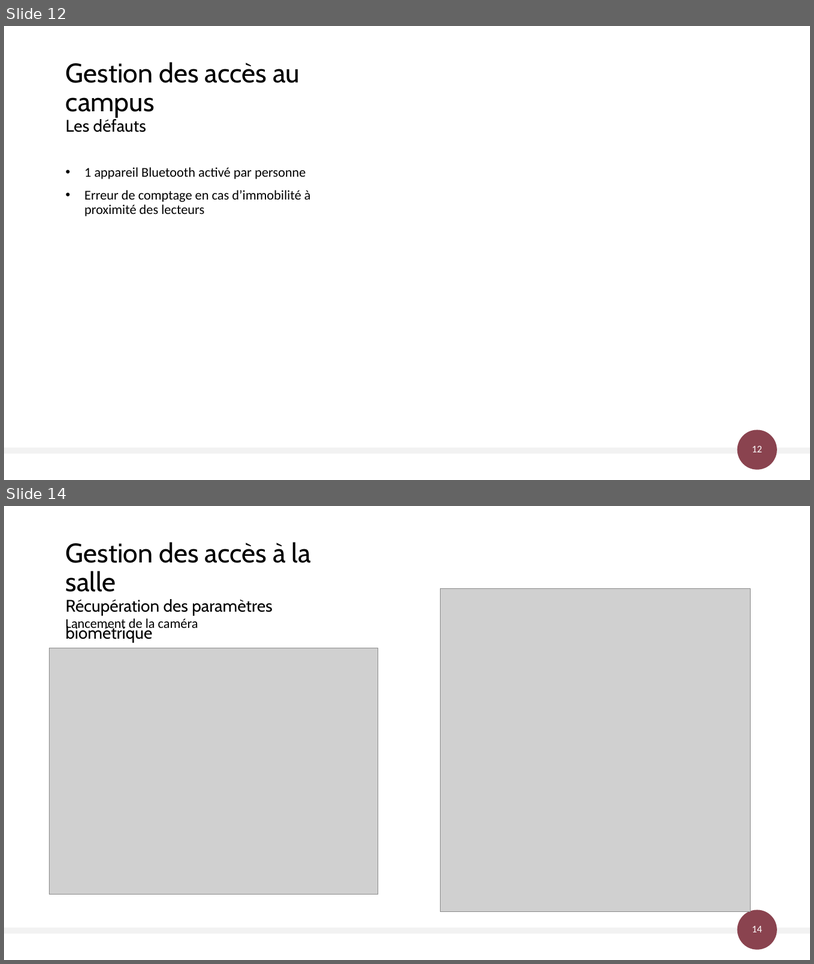
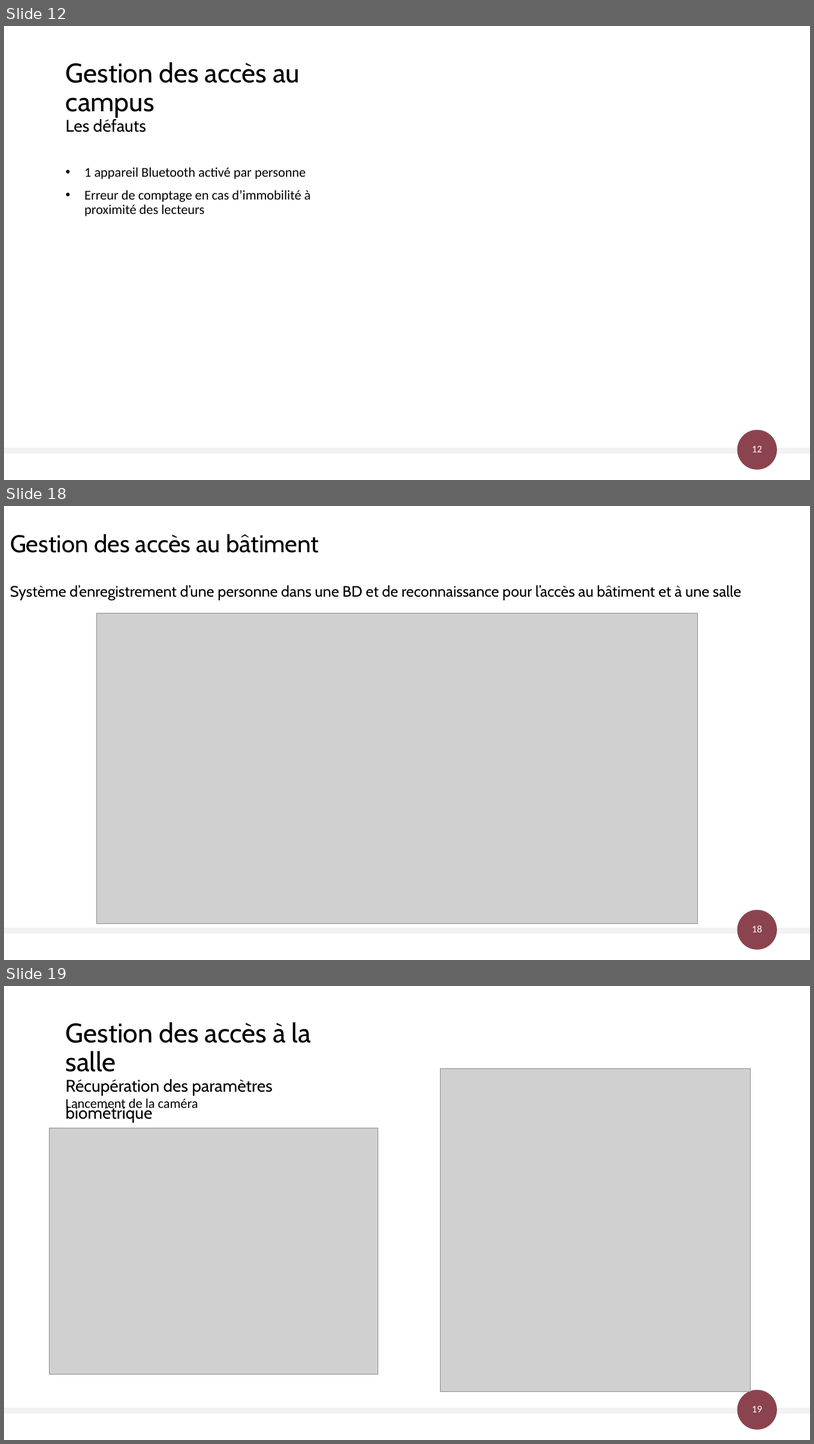
Before and after one commit to AlexandreSaxemard/GestionAccesBatiment, a slide deck: Docs/Gestion des accès au bâtiment.pptx. Shown one above the other, each under a label of ours: slides 12 and 14 before the commit, slides 12, 18 and 19 after it; the slides between them are not shown. The pictures are 814x964 and 814x1444 pixels, drawn with LibreOffice and Linux fonts; fonts in the diff are those of the drawing; grey boxes stand for pictures. Boxes give left, top, right and bottom in pixels: in the first picture for what was removed or moved away, otherwise in the second. Text is boxed around its words. In the diff, an @@ line names an element or a change of style, - is before the commit and + after.

```diff
--- a/Docs/Gestion des accès au bâtiment.pptx
+++ b/Docs/Gestion des accès au bâtiment.pptx
@@ slide 18 added at (4,506,810,960), background #FFFFFF; not listed: 3 template elements that a slide beside it also shows @@
@@ title added at (10,534,741,601), 18 pt, text #000000 @@
+Gestion des accès au bâtiment
+Système d’enregistrement d’une personne dans une BD et de reconnaissance pour l’accès au bâtiment et à une salle
@@ picture added at (97,613,698,924) @@
@@ what was slide 14 is now slide 19 @@
@@ page number at (752,1405,762,1412): text changed @@
-14
+19
```
Also in this commit, not shown: 1 slide changed, 5 other slides added.
